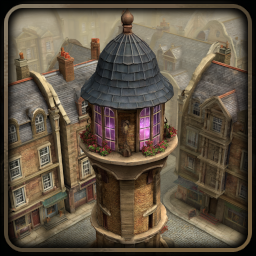
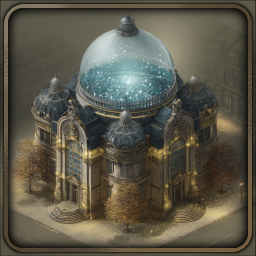
Layered file, before and after one edit (256px x 256px). Changes by layer:
showed "Research Institute (New)", painted on it over box(0, 0, 256, 256)
hid "Mage Tower (New)" over box(0, 0, 256, 256)
